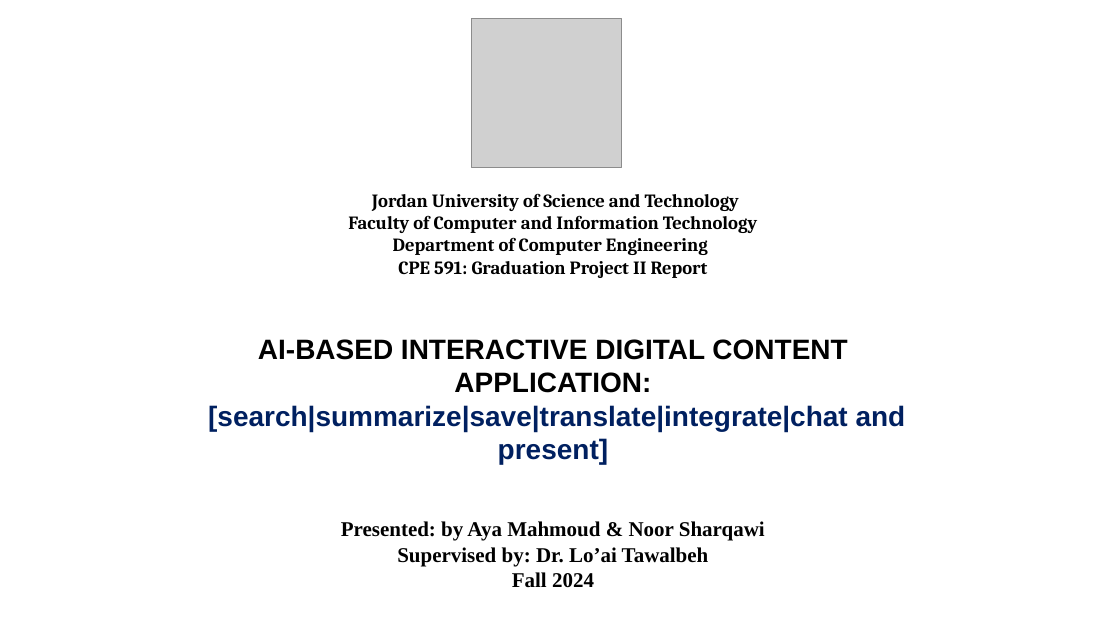
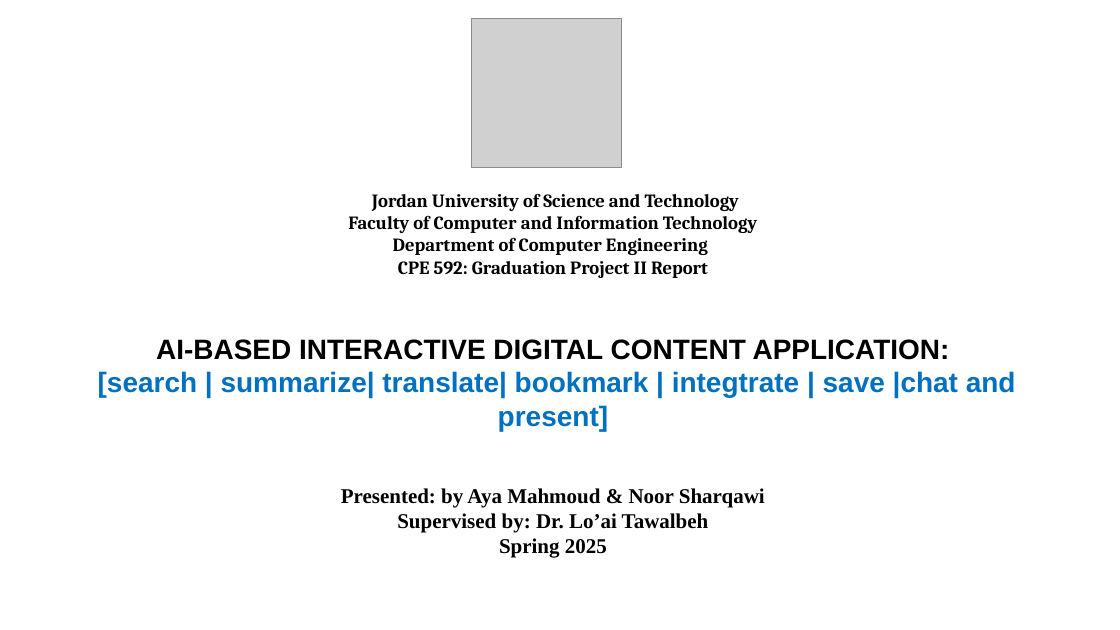
Before and after one commit to Aya2002Amjad/GP2, a slide deck: slide 1 of documentations/GP2PowePoint.pptx. Drawn at 1120x630 pixels with LibreOffice and Linux fonts; fonts in the diff are those of the drawing; grey boxes stand for pictures. Boxes give left, top, right and bottom in pixels: in the first picture for what was removed or moved away, otherwise in the second. Text is boxed around its words. In the diff, an @@ line names an element or a change of style, - is before the commit and + after.

Commit message:
add pptx and scroll in translate

```diff
--- a/documentations/GP2PowePoint.pptx
+++ b/documentations/GP2PowePoint.pptx
@@ text at (x1=398, y1=261, x2=708, y2=278): text changed @@
-CPE 591: Graduation Project II Report
+CPE 592: Graduation Project II Report
@@ text "AI-BASED INTERACTIVE DIGITAL CONTENT APPLICATION:" moved from (x1=208, y1=339, x2=906, y2=588) to (x1=98, y1=339, x2=1016, y2=558) @@
@@ text at (x1=98, y1=371, x2=1016, y2=431): text changed; text colour #002060 to #0070C0 @@
-[search|summarize|save|translate|integrate|chat and present]
+[search | summarize| translate| bookmark | integtrate | save |chat and present]
@@ text at (x1=499, y1=538, x2=607, y2=558): text changed @@
-Fall 2024
+Spring 2025
```
Also in this commit, not shown: 3 other slides changed, 7 other files.
